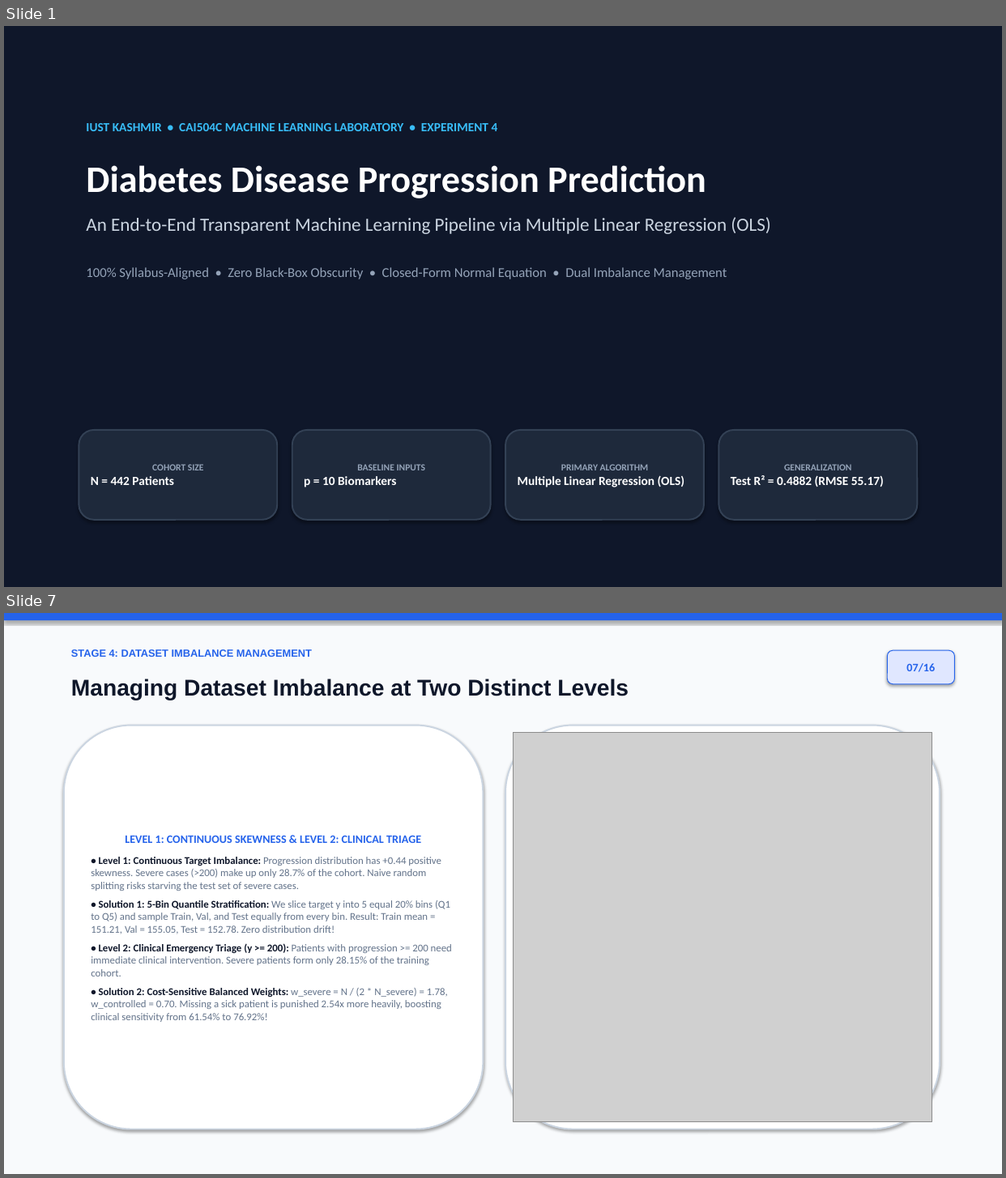
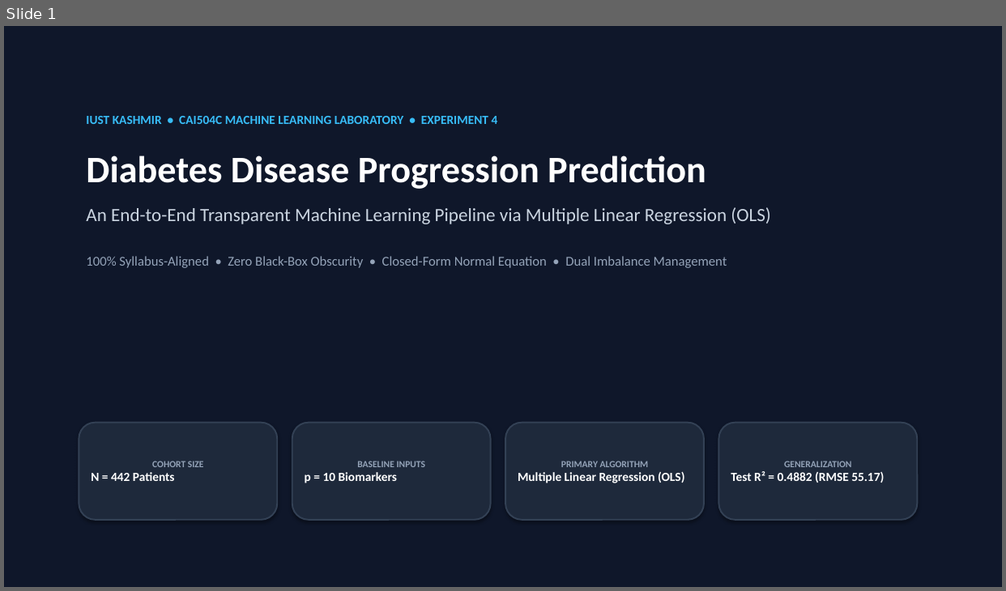
Before and after one commit to darrehanrasool/Lab, a slide deck: 4 Diabetes Progression Prediction/Diabetes_Progression_Conference_Presentation.pptx. Shown one above the other, each under a label of ours: slides 1 and 7 before the commit, slide 1 after it; the slides between them are not shown. The pictures are 1006x1178 and 1006x591 pixels, drawn with LibreOffice and Linux fonts; fonts in the diff are those of the drawing; grey boxes stand for pictures. Boxes give left, top, right and bottom in pixels: in the first picture for what was removed or moved away, otherwise in the second. Text is boxed around its words. In the diff, an @@ line names an element or a change of style, - is before the commit and + after.

Commit message:
Add 5-pile quantile stratification diagram and intuitive bullet points across presentations

```diff
--- a/4 Diabetes Progression Prediction/Diabetes_Progression_Conference_Presentation.pptx
+++ b/4 Diabetes Progression Prediction/Diabetes_Progression_Conference_Presentation.pptx
@@ slide 7 removed at (x1=4, y1=613, x2=1002, y2=1174), background #FFFFFF @@
@@ rectangle removed at (x1=4, y1=613, x2=1002, y2=1174) @@
@@ rectangle removed at (x1=4, y1=613, x2=1002, y2=620) @@
@@ text removed at (x1=71, y1=649, x2=312, y2=657) @@
-STAGE 4: DATASET IMBALANCE MANAGEMENT
@@ rounded rectangle removed at (x1=888, y1=650, x2=955, y2=684) @@
-07/16
@@ text removed at (x1=71, y1=679, x2=629, y2=700) @@
-Managing Dataset Imbalance at Two Distinct Levels
@@ rounded rectangle removed at (x1=64, y1=726, x2=484, y2=1130) @@
-LEVEL 1: CONTINUOUS SKEWNESS & LEVEL 2: CLINICAL TRIAGE
-• Level 1: Continuous Target Imbalance: Progression distribution has +0.44 positive skewness. Severe cases (>200) make up only 28.7% of the cohort. Naive random splitting risks starving the test set of severe cases.
-• Solution 1: 5-Bin Quantile Stratification: We slice target y into 5 equal 20% bins (Q1 to Q5) and sample Train, Val, and Test equally from every bin. Result: Train mean = 151.21, Val = 155.05, Test = 152.78. Zero distribution drift!
-• Level 2: Clinical Emergency Triage (y >= 200): Patients with progression >= 200 need immediate clinical intervention. Severe patients form only 28.15% of the training cohort.
-• Solution 2: Cost-Sensitive Balanced Weights: w_severe = N / (2 * N_severe) = 1.78, w_controlled = 0.70. Missing a sick patient is punished 2.54x more heavily, boosting clinical sensitivity from 61.54% to 76.92%!
@@ rounded rectangle removed at (x1=505, y1=726, x2=940, y2=1130) @@
@@ picture removed at (x1=513, y1=733, x2=932, y2=1122) @@
@@ slide 1 changed as well @@
@@ text "IUST KASHMIR • CAI504C MACHINE ..." moved from (x1=86, y1=123, x2=771, y2=280) to (x1=86, y1=116, x2=771, y2=268) @@
@@ text at (x1=86, y1=116, x2=771, y2=224): less space between paragraphs @@
@@ rounded rectangle "COHORT SIZE" resized from (x1=79, y1=430, x2=277, y2=520) to (x1=79, y1=423, x2=277, y2=520) @@
@@ rounded rectangle "BASELINE INPUTS" resized from (x1=292, y1=430, x2=491, y2=520) to (x1=292, y1=423, x2=491, y2=520) @@
@@ rounded rectangle "PRIMARY ALGORITHM" resized from (x1=505, y1=430, x2=704, y2=520) to (x1=505, y1=423, x2=704, y2=520) @@
@@ rounded rectangle "GENERALIZATION" resized from (x1=719, y1=430, x2=918, y2=520) to (x1=719, y1=423, x2=918, y2=520) @@
```
Also in this commit, not shown: 14 other slides changed, 1 slide added, 1 other file.
